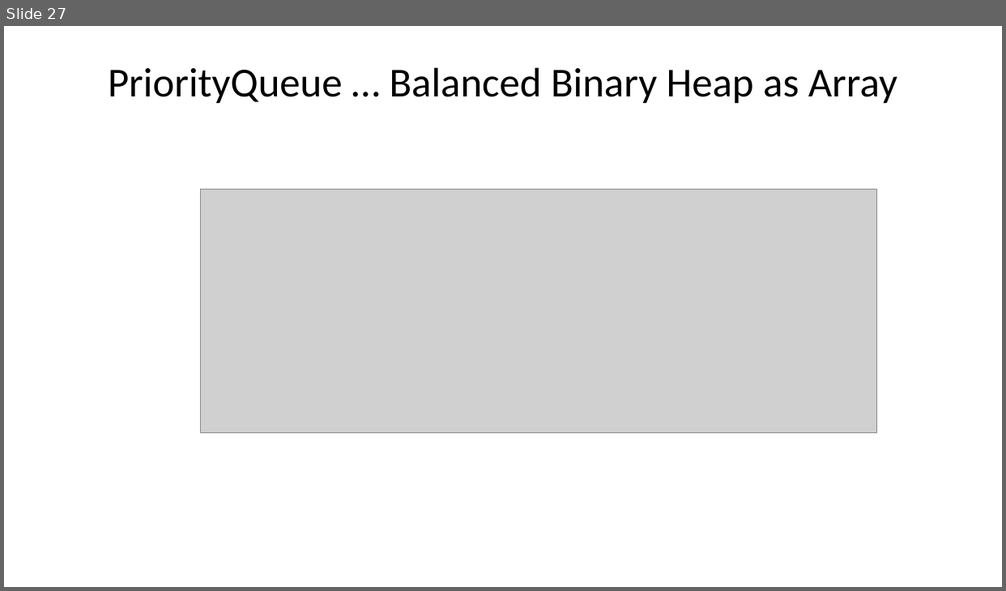
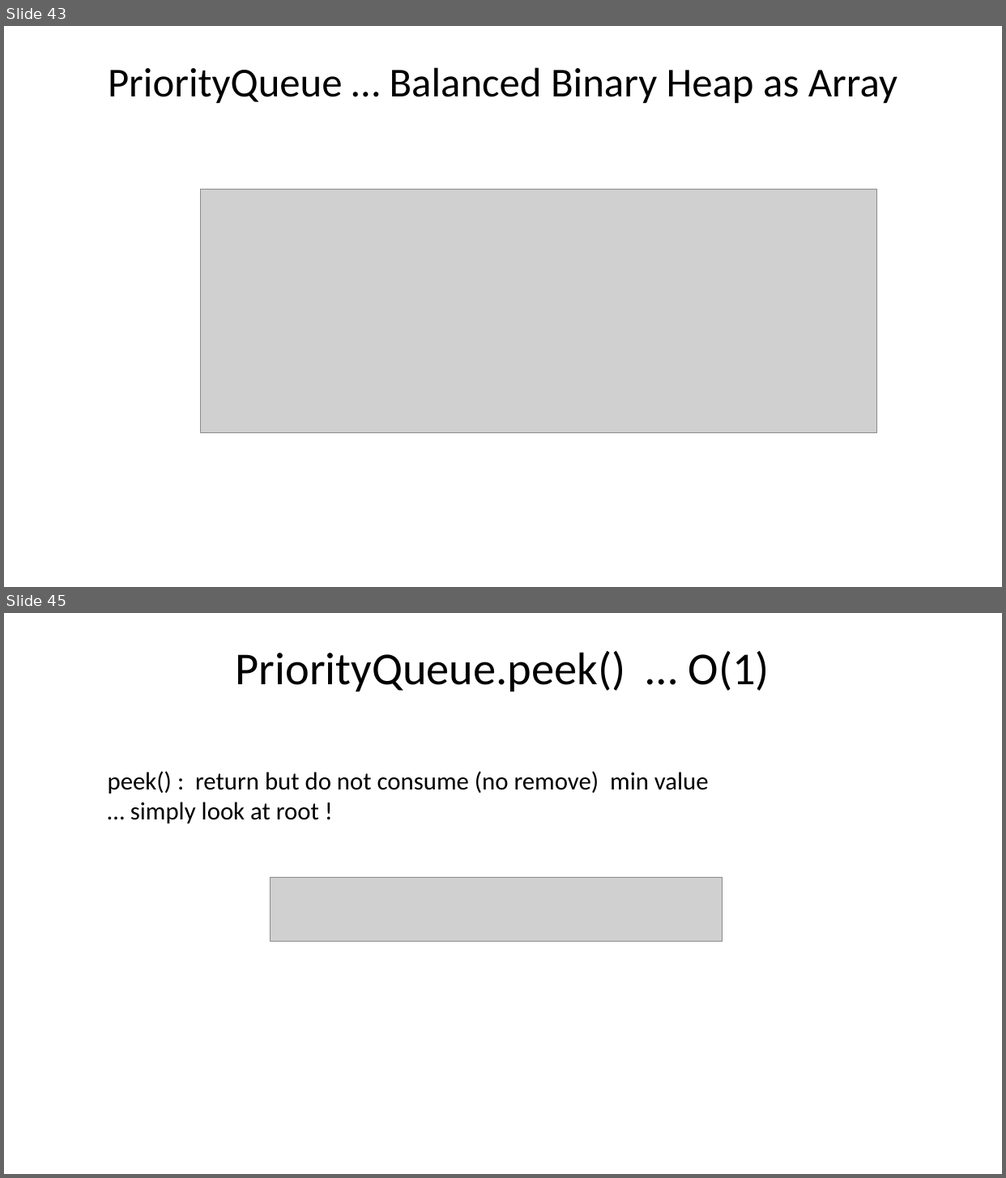
Before and after one commit to Arnaud-Nauwynck/presentations, a slide deck: java/Basic-Data-Structures.pptx. Shown one above the other, each under a label of ours: slide 27 before the commit, slides 43 and 45 after it; the slides between them are not shown. The pictures are 1006x591 and 1006x1178 pixels, drawn with LibreOffice and Linux fonts; fonts in the diff are those of the drawing; grey boxes stand for pictures. Boxes give left, top, right and bottom in pixels: in the first picture for what was removed or moved away, otherwise in the second. Text is boxed around its words. In the diff, an @@ line names an element or a change of style, - is before the commit and + after.

```diff
--- a/java/Basic-Data-Structures.pptx
+++ b/java/Basic-Data-Structures.pptx
@@ slide 45 added at (x1=4, y1=613, x2=1002, y2=1174), background #FFFFFF @@
@@ title added at (x1=236, y1=651, x2=769, y2=692), 44 pt, text #000000 @@
+PriorityQueue.peek() … O(1)
@@ text added at (x1=108, y1=771, x2=709, y2=824), 24 pt, text #000000 @@
+peek() : return but do not consume (no remove) min value
+… simply look at root !
@@ picture added at (x1=270, y1=877, x2=722, y2=942) @@
@@ what was slide 27 is now slide 43 @@
```
Also in this commit, not shown: 5 slides changed, 20 other slides added.
